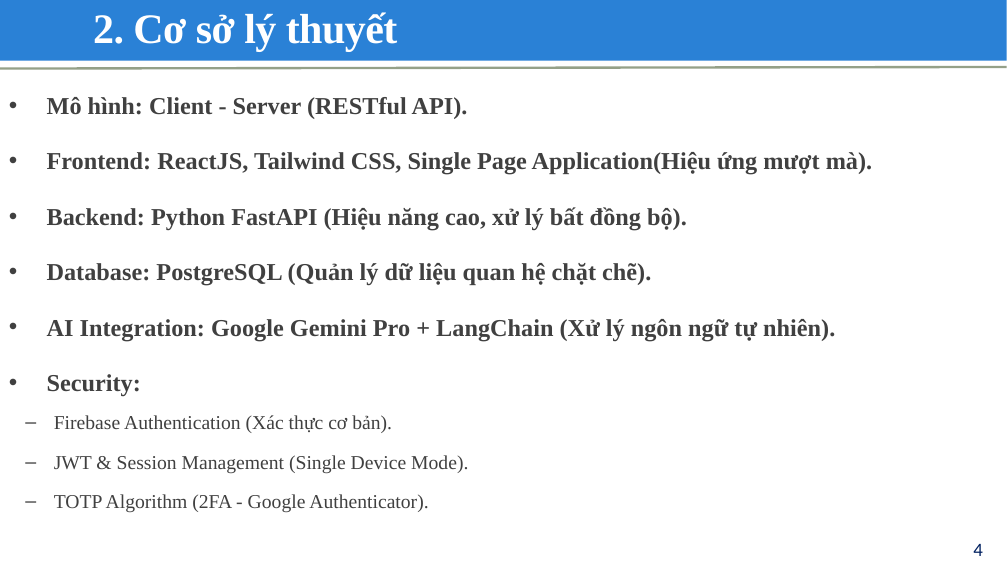
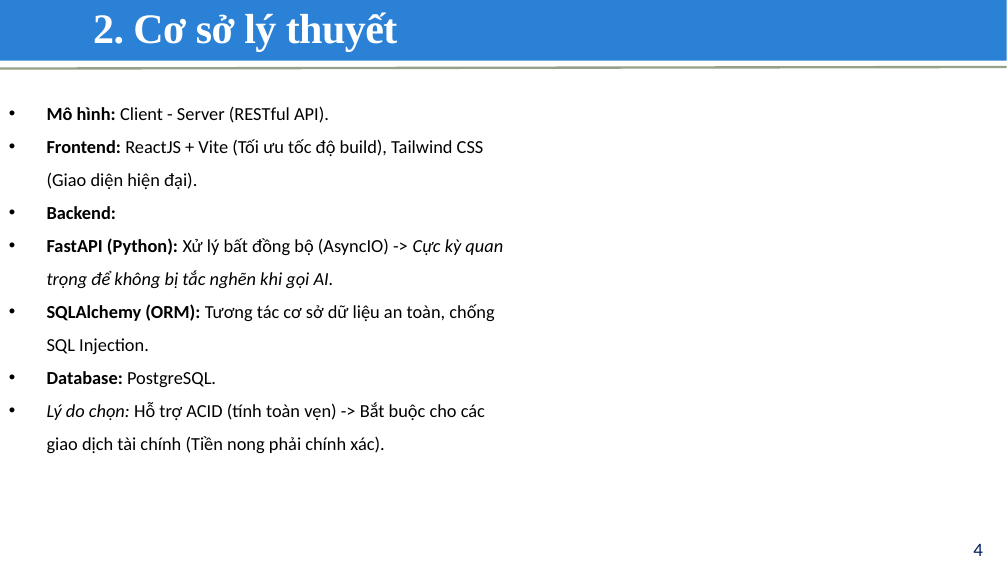
Before and after one commit to KentTho/Expense_Tracker_Web_Thesis, a slide deck: slide 4 of Report/Slide Đại hoc (Khoa Luan) 2025_HVT.pptx. Drawn at 1008x567 pixels with LibreOffice and Linux fonts; fonts in the diff are those of the drawing; background and template pictures are left out. Boxes give left, top, right and bottom in pixels: in the first picture for what was removed or moved away, otherwise in the second. Text is boxed around its words. In the diff, an @@ line names an element or a change of style, - is before the commit and + after.

```diff
--- a/Report/Slide Đại hoc (Khoa Luan) 2025_HVT.pptx
+++ b/Report/Slide Đại hoc (Khoa Luan) 2025_HVT.pptx
@@ text "Mô hình: Client - Server ...": place and size @@
-text "Mô hình: Client - Server ..." at (47,97,873,512)
+text "Mô hình: Client - Server ..." at (47,106,503,453)
@@ text at (47,106,329,123): size 23.1 to 17.5 pt, font Times New Roman to Calibri, text colour #404040 to #000000 in "Mô hình: Client - Server (RESTful API)."; bold off in "Client - Server (RESTful API)."; line spacing 1.4 to 1.5; less space between paragraphs @@
@@ text at (47,139,503,453): text changed; size 23.1 to 17.5 pt; font Times New Roman to Calibri; text colour #404040 to #000000; bold off @@
-• Frontend: ReactJS, Tailwind CSS, Single Page Application(Hiệu ứng mượt mà).
-• Backend: Python FastAPI (Hiệu năng cao, xử lý bất đồng bộ).
-• Database: PostgreSQL (Quản lý dữ liệu quan hệ chặt chẽ).
-• AI Integration: Google Gemini Pro + LangChain (Xử lý ngôn ngữ tự nhiên).
-• Security:
-  ‒ Firebase Authentication (Xác thực cơ bản).
-  ‒ JWT & Session Management (Single Device Mode).
-  ‒ TOTP Algorithm (2FA - Google Authenticator).
+• Frontend: ReactJS + Vite (Tối ưu tốc độ build), Tailwind CSS (Giao diện hiện đại).
+• Backend:
+• FastAPI (Python): Xử lý bất đồng bộ (AsyncIO) -> Cực kỳ quan trọng để không bị tắc nghẽn khi gọi AI.
+• SQLAlchemy (ORM): Tương tác cơ sở dữ liệu an toàn, chống SQL Injection.
+• Database: PostgreSQL.
+• Lý do chọn: Hỗ trợ ACID (tính toàn vẹn) -> Bắt buộc cho các giao dịch tài chính (Tiền nong phải chính xác).
```
Also in this commit, not shown: 3 other slides changed, 2 other files.
